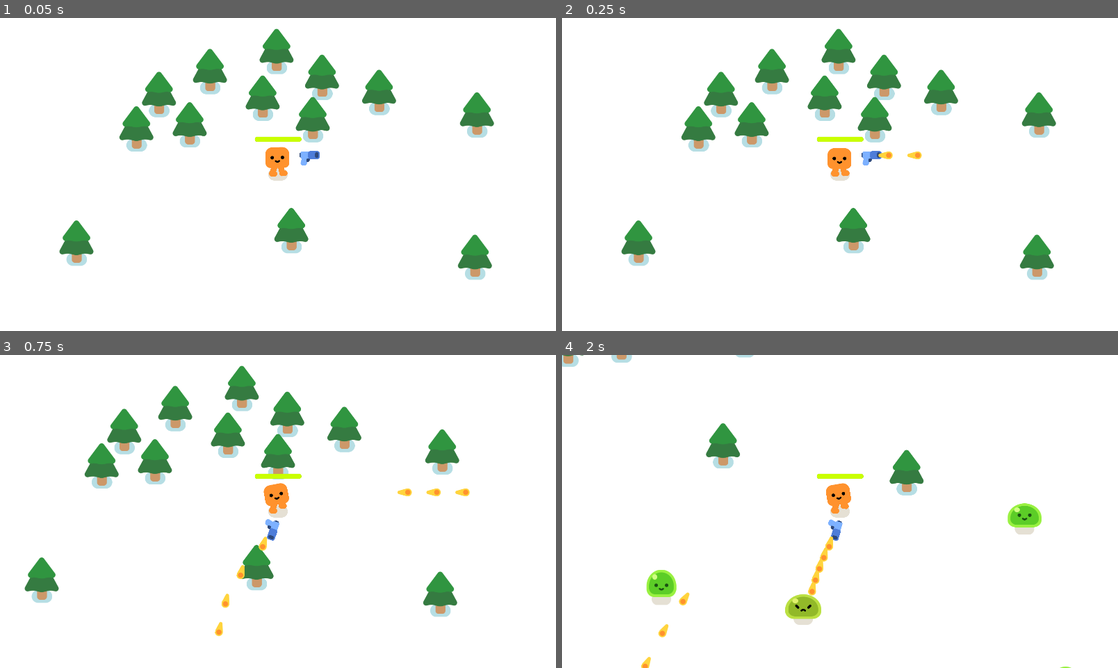
Above: before the commit, frames 1-4 (two rows, left to right).
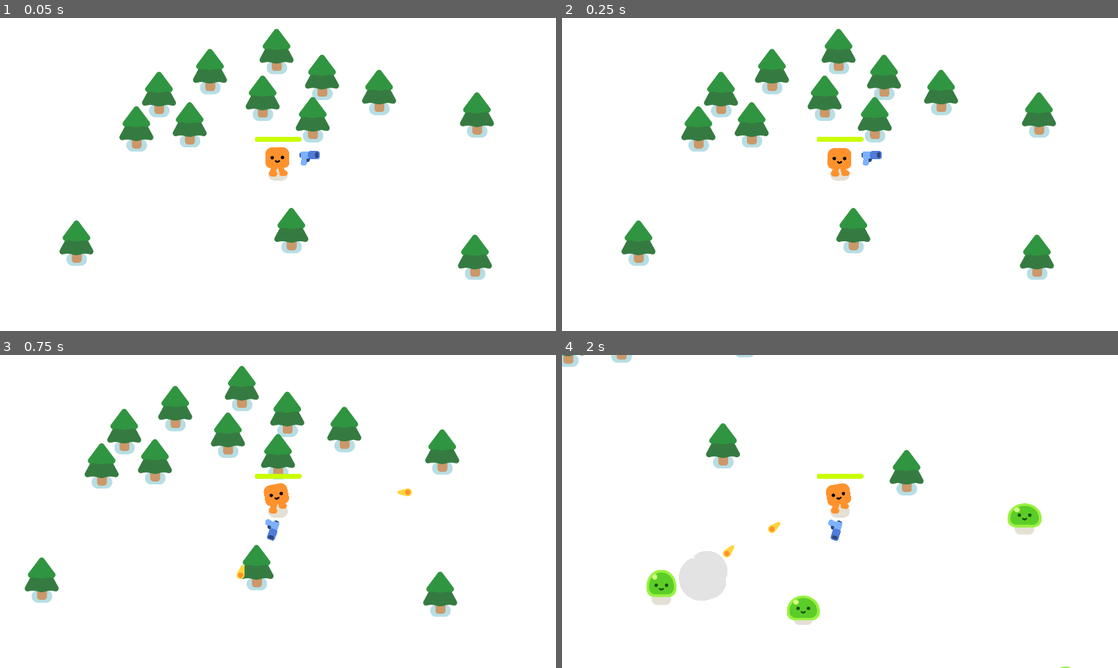
Above: after the commit, the same moments.

Repository: GlutenFreeGrass/Final-Project-Vampire-Survivor
Game: Godot game, scene res://survivors_game.tscn
The game is run twice, just before and just after one commit, with the same random seed, the same clock (stepped at 60 frames per second) and the same inputs.
Inputs:
- Up to frame 1 (0.05 s): no input
- Up to frame 2 (0.25 s): no input
- Up to frame 3 (0.75 s): hold D (move_right) from 0.53 s (still down)
- Up to frame 4 (2 s): release D (move_right) at 1.28 s; hold S (move_down) from 1.28 s (still down)

Frame 1 is identical in both runs. In frame 2, 0.1% of the frame differs, in the area x 56-65%, y 42-46%; in frame 3, 0.2%; in frame 4, 2.0%, in the area x 14-49%, y 53-100%.

Commit message:
Add Game Over Screen

Diff:
--- a/2d-project-start/gun.tscn
+++ b/2d-project-start/gun.tscn
@@ -25,7 +25,7 @@
 position = Vector2(26, -11)
 
 [node name="Timer" type="Timer" parent="."]
-wait_time = 0.1
+wait_time = 0.3
 autostart = true
 
 [connection signal="timeout" from="Timer" to="." method="_on_timer_timeout"]
--- a/2d-project-start/survivors_game.gd
+++ b/2d-project-start/survivors_game.gd
@@ -11,3 +11,8 @@
 
 func _on_timer_timeout():
 	spawn_mob()
+
+
+func _on_player_health_depleted():
+	%GameOver.visible = true
+	get_tree().paused = true
--- a/2d-project-start/survivors_game.tscn
+++ b/2d-project-start/survivors_game.tscn
@@ -76,4 +76,33 @@
 wait_time = 0.3
 autostart = true
 
+[node name="GameOver" type="CanvasLayer" parent="."]
+unique_name_in_owner = true
+visible = false
+
+[node name="ColorRect" type="ColorRect" parent="GameOver"]
+anchors_preset = 15
+anchor_right = 1.0
+anchor_bottom = 1.0
+grow_horizontal = 2
+grow_vertical = 2
+color = Color(0, 0, 0, 0.513726)
+
+[node name="Label" type="Label" parent="GameOver/ColorRect"]
+layout_mode = 1
+anchors_preset = 8
+anchor_left = 0.5
+anchor_top = 0.5
+anchor_right = 0.5
+anchor_bottom = 0.5
+offset_left = -43.5
+offset_top = -11.5
+offset_right = 43.5
+offset_bottom = 11.5
+grow_horizontal = 2
+grow_vertical = 2
+theme_override_font_sizes/font_size = 156
+text = "Game Over"
+
+[connection signal="health_depleted" from="Player" to="." method="_on_player_health_depleted"]
 [connection signal="timeout" from="Timer" to="." method="_on_timer_timeout"]
